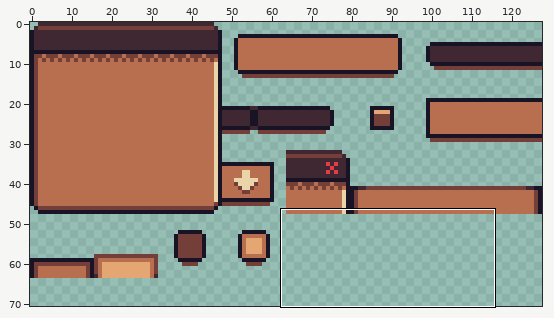
Sprite sheet, stored at wingrid/assets/art/tiles/tiles_default.png. Above: a wide view before the commit, with the close-up outlined.
Close-up. As it was:
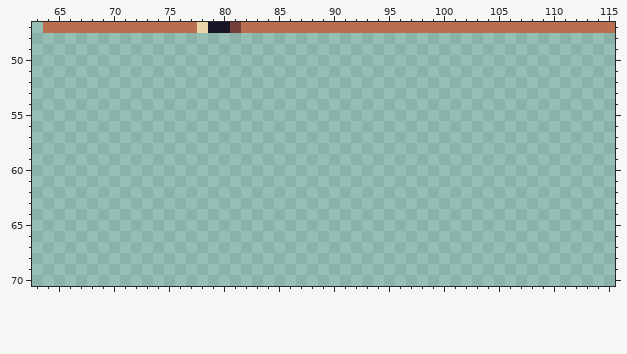
The file is 128x128 pixels. Shown: x 63..115, y 47..70. The wide view leaves out empty margins.
After:
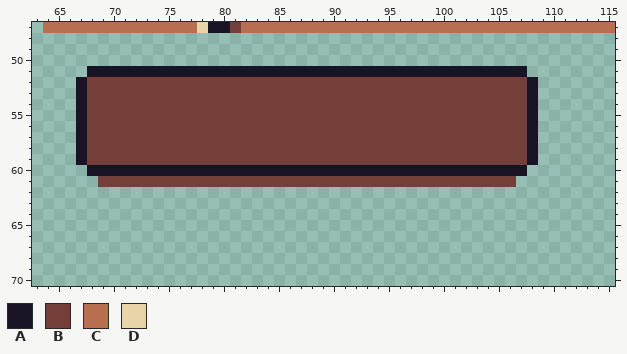
Palette (. is transparent): A #181425  B #743f39  C #b86f50  D #ead4aa
Diff:
y 51: x 68..107 ........................................ -> AAAAAAAAAAAAAAAAAAAAAAAAAAAAAAAAAAAAAAAA
y 52..59: x 67..108 .......................................... -> ABBBBBBBBBBBBBBBBBBBBBBBBBBBBBBBBBBBBBBBBA
y 60: x 68..107 ........................................ -> AAAAAAAAAAAAAAAAAAAAAAAAAAAAAAAAAAAAAAAA
y 61: x 69..106 ...................................... -> BBBBBBBBBBBBBBBBBBBBBBBBBBBBBBBBBBBBBB
Pixel boxes of the changes (left, top, right, bottom) in both close-ups:
added: (76, 66, 538, 187)
